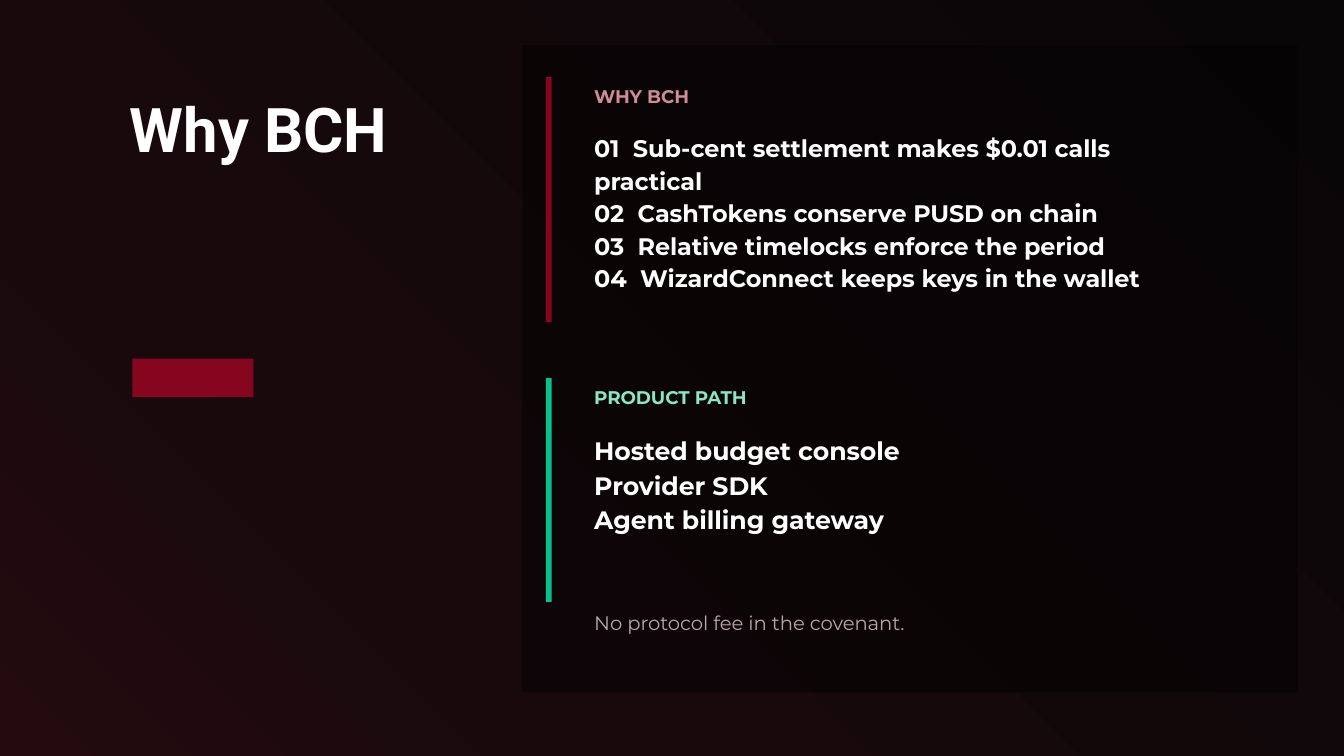
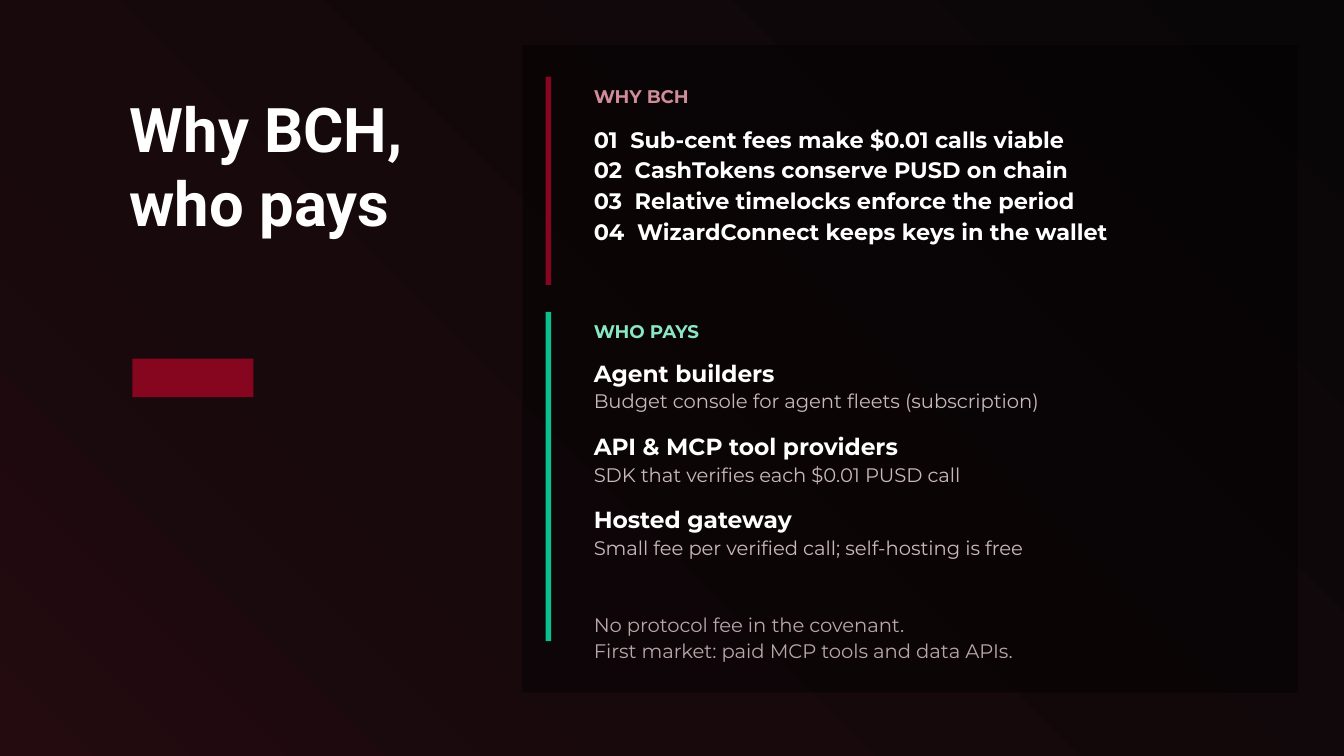
Before and after one commit to juangh123/streamvault.cash, a slide deck: slide 6 of docs/deck/StreamVault-BCH-Blaze-2026-Submission.pptx. Drawn at 1344x756 pixels with LibreOffice and Linux fonts; fonts in the diff are those of the drawing. Boxes give left, top, right and bottom in pixels: in the first picture for what was removed or moved away, otherwise in the second. Text is boxed around its words. In the diff, an @@ line names an element or a change of style, - is before the commit and + after.

```diff
--- a/docs/deck/StreamVault-BCH-Blaze-2026-Submission.pptx
+++ b/docs/deck/StreamVault-BCH-Blaze-2026-Submission.pptx
@@ rectangle: place and size @@
-rectangle at [546,77,551,321]
+rectangle at [546,77,551,285]
@@ text at [130,105,402,239]: text changed @@
-Why BCH
+Why BCH,
+who pays
@@ text "01 Sub-cent fees make $0.01 ...": place and size @@
-text "01 Sub-cent fees make $0.01 ..." at [594,137,1140,292]
+text "01 Sub-cent fees make $0.01 ..." at [594,129,1108,245]
@@ text at [594,129,1064,151]: text changed; size 12.8 to 12 pt @@
-01 Sub-cent settlement makes $0.01 calls practical
+01 Sub-cent fees make $0.01 calls viable
@@ text at [594,160,1108,245]: size 12.8 to 12 pt in "02 CashTokens conserve PUSD on chain", "03 Relative timelocks enforce the period", "04 WizardConnect keeps keys in the wallet" @@
@@ rectangle: place and size @@
-rectangle at [546,378,551,602]
+rectangle at [546,312,551,641]
@@ text at [594,325,699,339]: text changed @@
-PRODUCT PATH
+WHO PAYS
@@ text at [594,363,1039,559]: text changed; size 13.5 to 10.5 pt; text colour #FFFFFF to #C9B8BB; bold off @@
-Hosted budget console
-Provider SDK
-Agent billing gateway
+Agent builders
+Budget console for agent fleets (subscription)
+API & MCP tool providers
+SDK that verifies each $0.01 PUSD call
+Hosted gateway
+Small fee per verified call; self-hosting is free
@@ text at [594,643,1012,662]: paragraph added @@
+First market: paid MCP tools and data APIs.
```
Also in this commit, not shown: 4 other slides changed, 4 other files.
